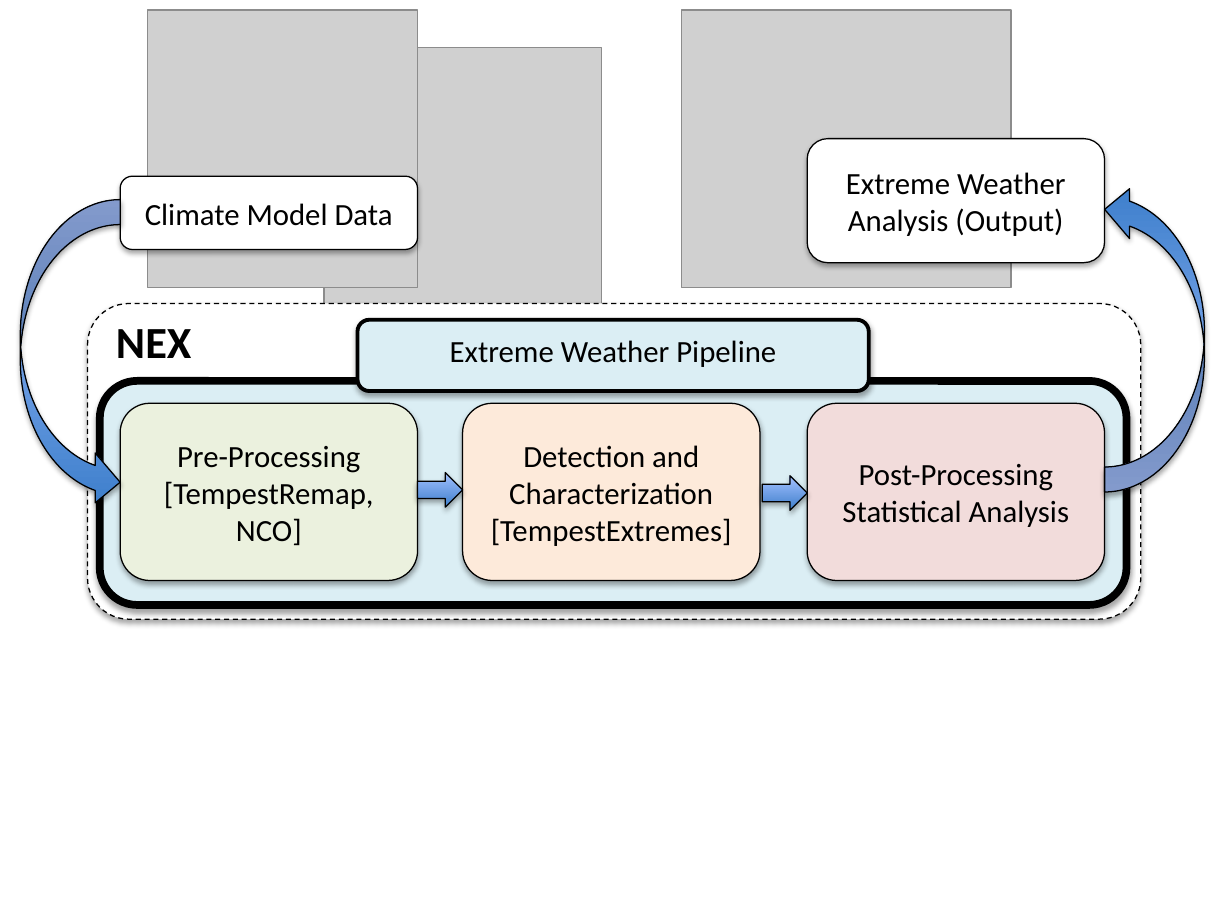
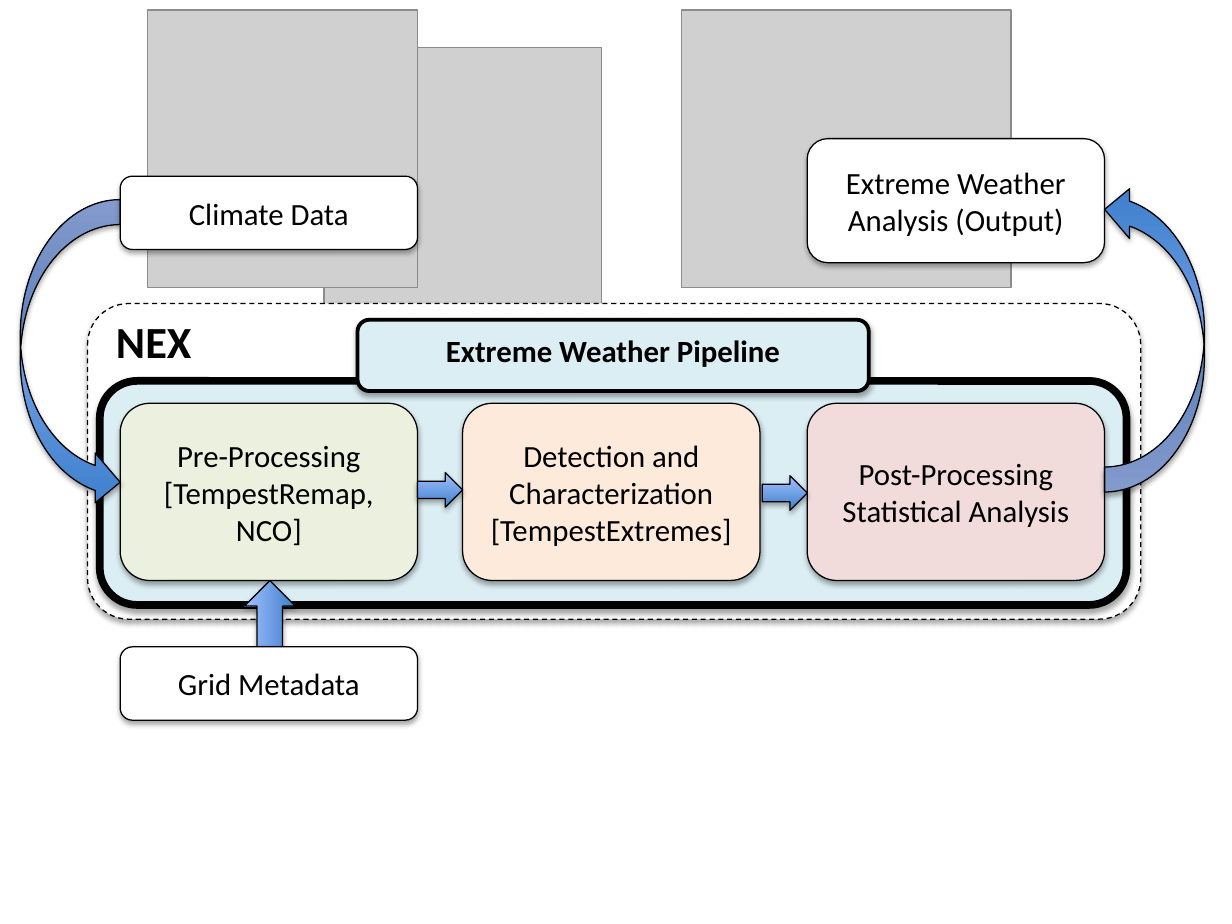
Before and after one commit to bssrdf/Grant-2015-NASAClimateIndicators, a slide deck: slide 1 of TempestPipeline.pptx. Drawn at 1232x924 pixels with LibreOffice and Linux fonts; fonts in the diff are those of the drawing; grey boxes stand for pictures. Boxes give left, top, right and bottom in pixels: in the first picture for what was removed or moved away, otherwise in the second. Text is boxed around its words. In the diff, an @@ line names an element or a change of style, - is before the commit and + after.

```diff
--- a/TempestPipeline.pptx
+++ b/TempestPipeline.pptx
@@ text in rounded rectangle at [189, 203, 349, 226]: text changed @@
-Climate Model Data
+Climate Data
@@ text "Extreme Weather Pipeline" at [446, 340, 780, 367]: bold on @@
@@ right arrow added at [245, 580, 295, 646], fill gradient #3F80CE to #A4C4FF, outline #000000 0.75 pt @@
@@ rounded rectangle added at [121, 647, 418, 721], fill #FFFFFF, outline #000000 0.75 pt, 18 pt, text #000000 @@
+Grid Metadata
```
Also in this commit, not shown: 7 other files.
